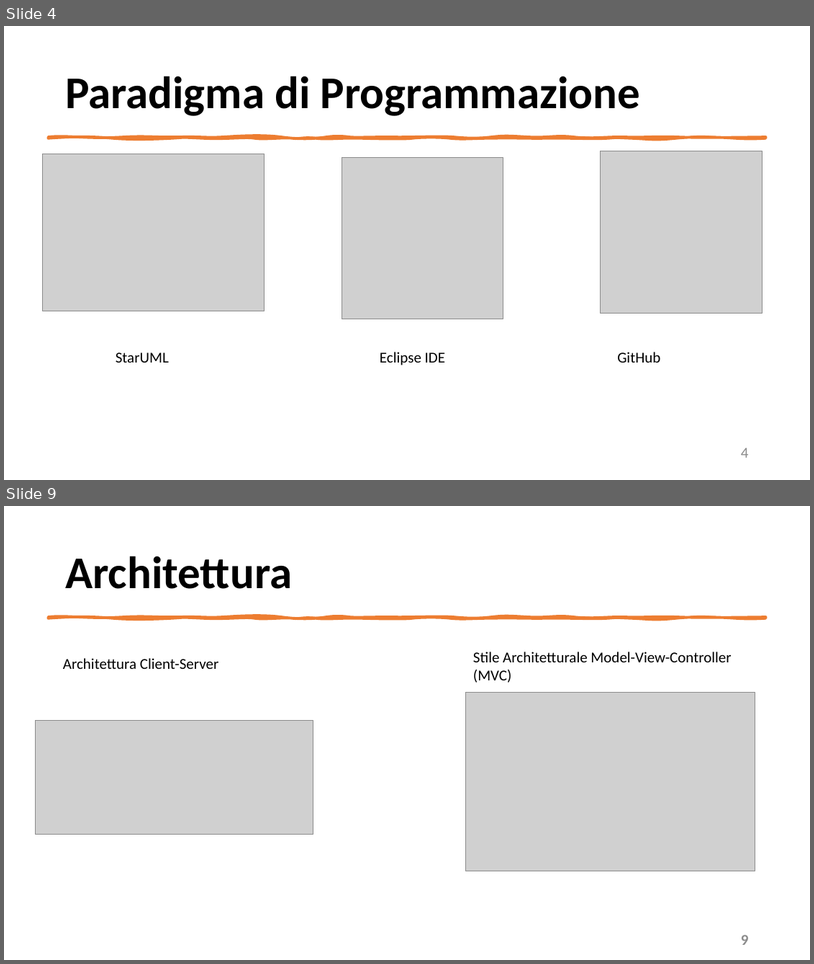
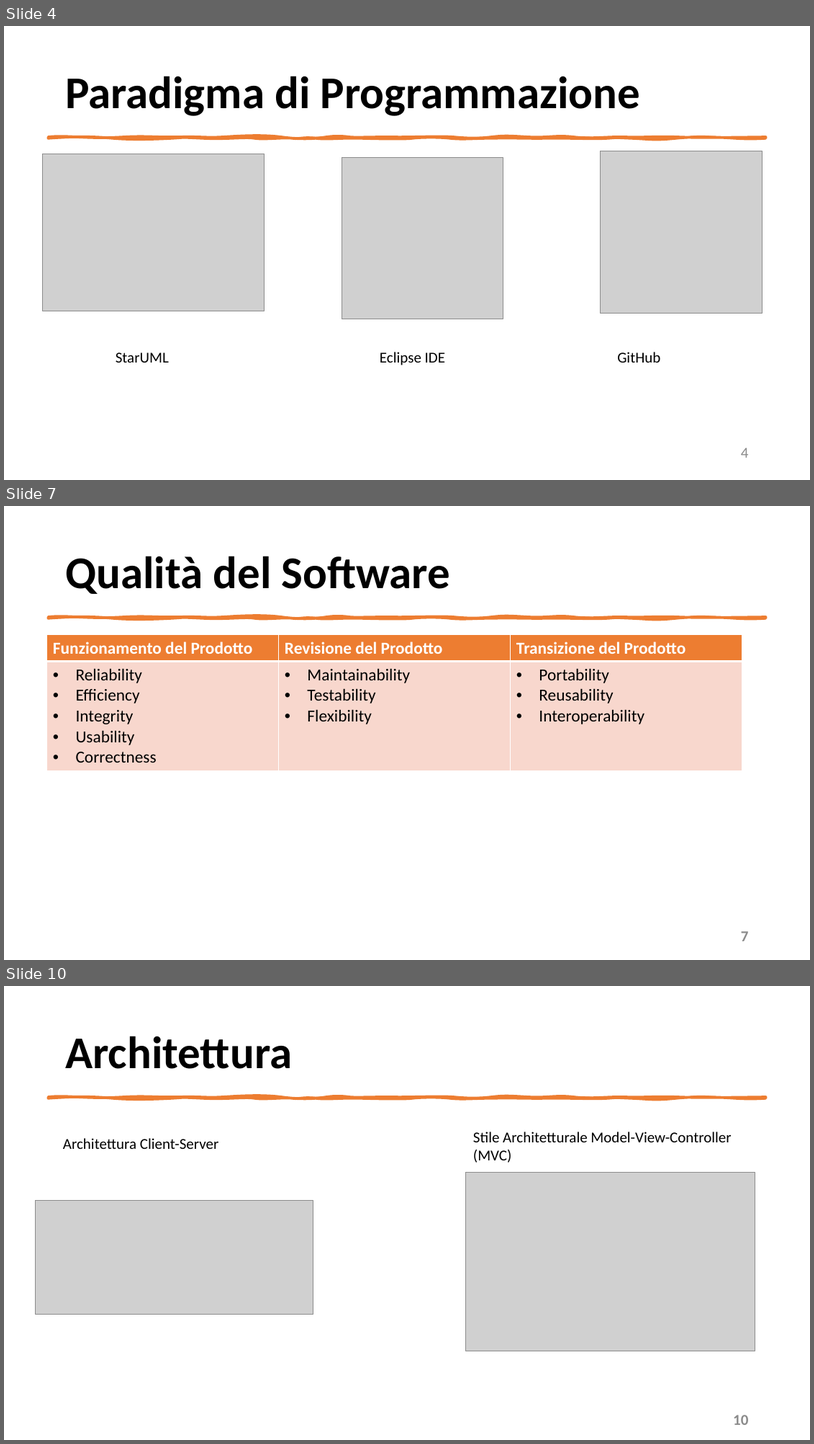
Before and after one commit to mangilimatteo/Progetto_Ingegneria_Software_Cattaneo_Mangili_Saini, a slide deck: Presentazione_Progetto.pptx. Shown one above the other, each under a label of ours: slides 4 and 9 before the commit, slides 4, 7 and 10 after it; the slides between them are not shown. The pictures are 814x964 and 814x1444 pixels, drawn with LibreOffice and Linux fonts; fonts in the diff are those of the drawing; grey boxes stand for pictures. Boxes give left, top, right and bottom in pixels: in the first picture for what was removed or moved away, otherwise in the second. Text is boxed around its words. In the diff, an @@ line names an element or a change of style, - is before the commit and + after.

```diff
--- a/Presentazione_Progetto.pptx
+++ b/Presentazione_Progetto.pptx
@@ slide 7 added at [4,506,810,960], background #FFFFFF @@
@@ title added at [65,556,450,594], 54 pt, text #000000, bold @@
+Qualità del Software
@@ table added at [47,635,742,768], 2 rows, 3 columns @@
+Funzionamento del Prodotto | Revisione del Prodotto | Transizione del Prodotto
+Reliability / Efficiency / Integrity / Usability / Correctness | Maintainability / Testability / Flexibility | Portability / Reusability / Interoperability
@@ freeform shape added at [48,617,766,618], fill #ED7D31, outline #ED7D31 3.25 pt @@
@@ page number added at [741,931,749,941], 18 pt, text #8C8C8C, bold @@
+7
@@ what was slide 9 is now slide 10 @@
@@ page number at [733,1414,748,1424]: text changed @@
-9
+10
```
Also in this commit, not shown: 7 slides changed.
